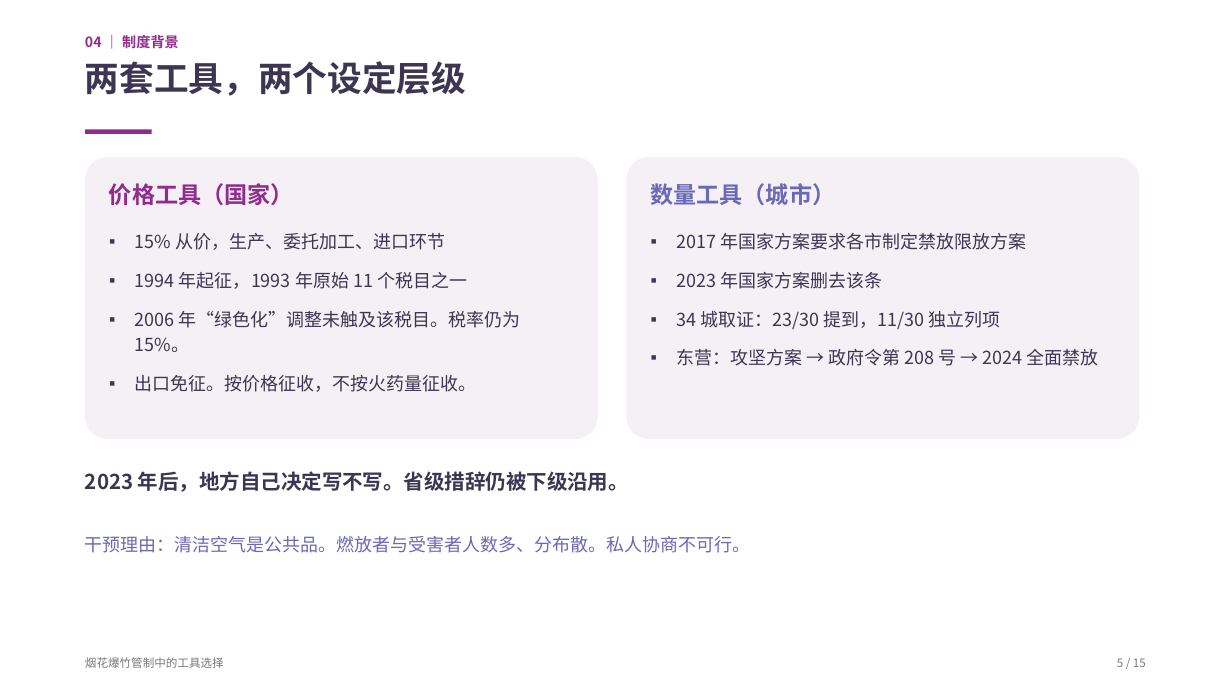
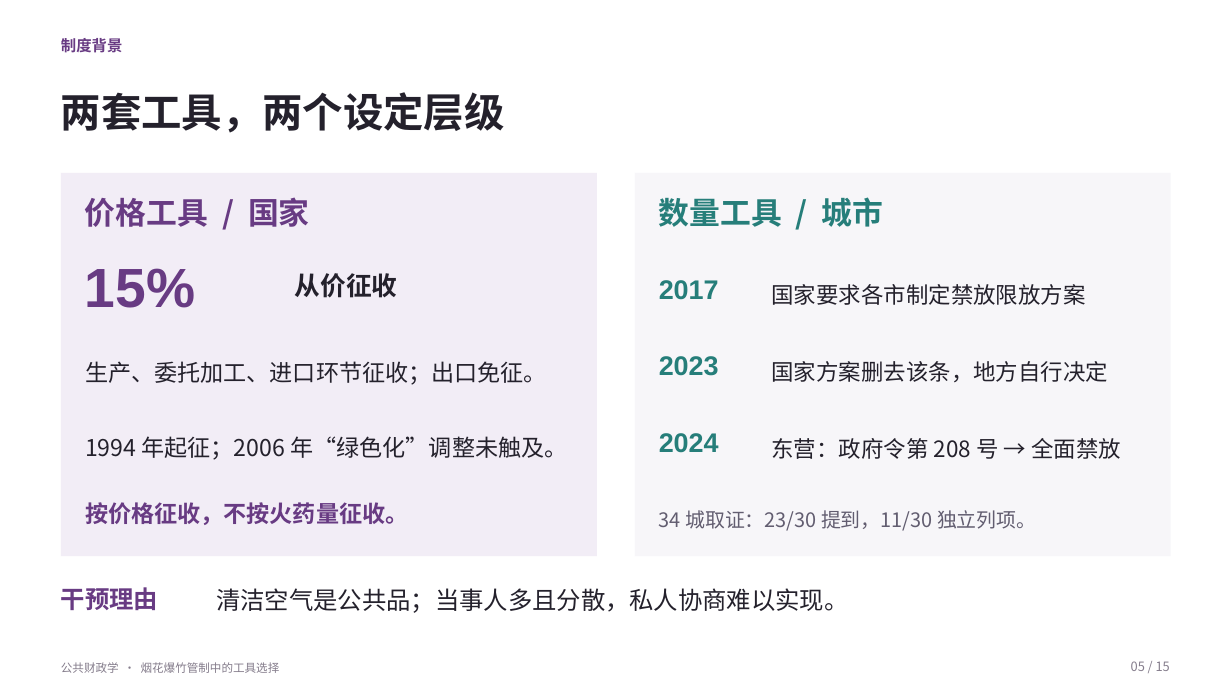
Before and after one commit to YINN233/public-finance-essay-fireworks, a slide deck: slide 5 of presentation/烟花爆竹管制-展示.pptx. Drawn at 1232x693 pixels with LibreOffice and Linux fonts; fonts in the diff are those of the drawing; background and template pictures are left out. Boxes give left, top, right and bottom in pixels: in the first picture for what was removed or moved away, otherwise in the second. Text is boxed around its words. In the diff, an @@ line names an element or a change of style, - is before the commit and + after.

Commit message:
完善烟花爆竹展示：精修 PPT、逐页讲稿与 27 个答辩问答
更新同版 PDF、预览和可重建源文件；区分 65.3% 交互项与 87.3% 条件性未区分份额，校正滨州样本对照与 DK* 范围，并记录更正及验证边界。

```diff
--- a/presentation/烟花爆竹管制-展示.pptx
+++ b/presentation/烟花爆竹管制-展示.pptx
@@ text at [61,38,123,52]: text changed; size 11 to 12 pt; text colour #912C8D to #683B83 @@
-04 ｜ 制度背景
+制度背景
@@ text "两套工具，两个设定层级": place and size @@
-text "两套工具，两个设定层级" at [85,61,466,96]
+text "两套工具，两个设定层级" at [61,92,505,133]
@@ text "两套工具，两个设定层级" at [61,92,505,133]: size 27 to 31.5 pt, text colour #3C3652 to #24212C; less space between paragraphs; vertical alignment top to middle @@
@@ rectangle removed at [85,129,152,134] @@
@@ rectangle added at [61,173,597,556], fill #F2EDF6 @@
@@ rounded rectangle removed at [85,157,598,439] @@
@@ rounded rectangle removed at [627,157,1140,439] @@
@@ rectangle added at [635,173,1171,556], fill #F7F6F9 @@
@@ text at [85,197,310,227]: text changed; size 18 to 24 pt; text colour #912C8D to #683B83 @@
-价格工具（国家）
+价格工具 / 国家
@@ text at [659,197,884,227]: text changed; size 18 to 24 pt; text colour #6A69B6 to #267E7A @@
-数量工具（城市）
+数量工具 / 城市
@@ text removed at [676,233,1099,366] @@
-▪ 2017 年国家方案要求各市制定禁放限放方案
-▪ 2023 年国家方案删去该条
-▪ 34 城取证：23/30 提到，11/30 独立列项
-▪ 东营：攻坚方案 → 政府令第 208 号 → 2024 全面禁放
@@ text added at [85,268,195,308], 43 pt, text #683B83, bold @@
+15%
@@ text added at [295,273,398,298], 20 pt, text #24212C, bold @@
+从价征收
@@ text added at [659,280,719,300], 21 pt, text #267E7A, bold @@
+2017
@@ text added at [772,284,1086,305], 17.5 pt, text #24212C @@
+国家要求各市制定禁放限放方案
@@ vertical alignment top to middle in 7 elements at [85,197,310,227], [659,197,884,227], [61,38,123,52], [61,662,280,673], [1131,661,1170,671], [216,588,848,613], [85,361,547,385] @@
@@ text added at [659,356,719,376], 21 pt, text #267E7A, bold @@
+2023
@@ text at [85,361,547,385]: text changed; size 14 to 18 pt; text colour #3C3652 to #24212C @@
-▪ 15% 从价，生产、委托加工、进口环节
-▪ 1994 年起征，1993 年原始 11 个税目之一
-▪ 2006 年“绿色化”调整未触及该税目。税率仍为 15%。
-▪ 出口免征。按价格征收，不按火药量征收。
+生产、委托加工、进口环节征收；出口免征。
@@ text added at [772,361,1109,382], 17.5 pt, text #24212C @@
+国家方案删去该条，地方自行决定
@@ text added at [85,436,567,460], 18 pt, text #24212C @@
+1994 年起征；2006 年“绿色化”调整未触及。
@@ text added at [659,433,719,453], 21 pt, text #267E7A, bold @@
+2024
@@ text added at [772,438,1121,459], 17.5 pt, text #24212C @@
+东营：政府令第 208 号 → 全面禁放
@@ text removed at [85,471,629,492] @@
-2023 年后，地方自己决定写不写。省级措辞仍被下级沿用。
@@ text added at [85,502,408,525], 18 pt, text #683B83, bold @@
+按价格征收，不按火药量征收。
@@ text added at [659,510,1036,531], 15.5 pt, text #625D70 @@
+34 城取证：23/30 提到，11/30 独立列项。
@@ text added at [61,587,158,610], 19 pt, text #683B83, bold @@
+干预理由
@@ text at [216,588,848,613]: text changed; size 14 to 19 pt; text colour #6A69B6 to #24212C @@
-干预理由：清洁空气是公共品。燃放者与受害者人数多、分布散。私人协商不可行。
+清洁空气是公共品；当事人多且分散，私人协商难以实现。
@@ text at [61,662,280,673]: text changed; text colour #7A7A7A to #857D8C @@
-烟花爆竹管制中的工具选择
+公共财政学 · 烟花爆竹管制中的工具选择
@@ text at [1131,661,1170,671]: text changed; size 9 to 10 pt; text colour #7A7A7A to #857D8C @@
-5 / 15
+05 / 15
```
Also in this commit, not shown: 13 other slides changed, 1 slide added, 1 slide removed, 15 other files.
